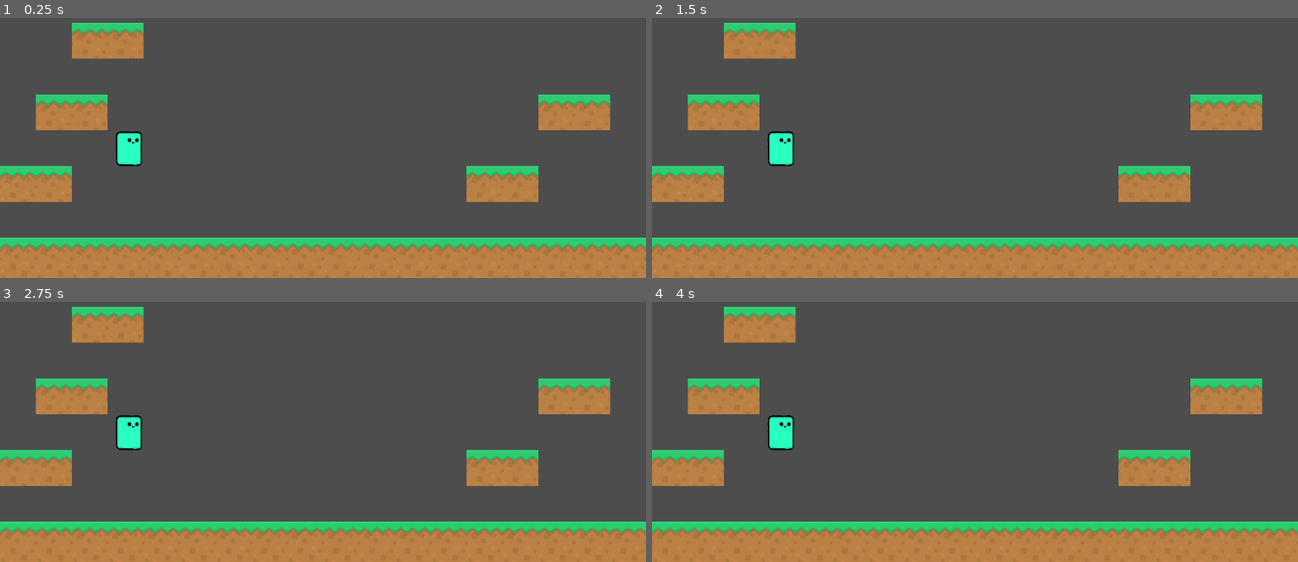
Above: before the commit, frames 1-4 (two rows, left to right).
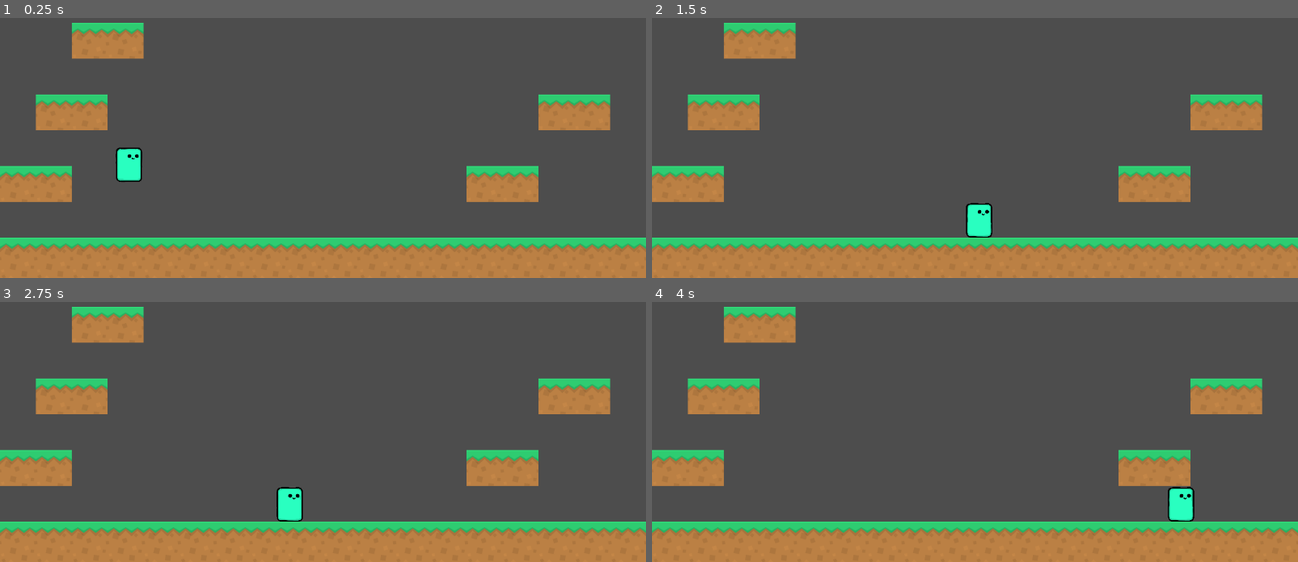
Above: after the commit, the same moments.

Repository: mikanthrop/Projektstudium_Fukurou
Game: Godot game, scene res://assets/scenes/main.tscn
The game is run twice, just before and just after one commit, with the same random seed, the same clock (stepped at 60 frames per second) and the same inputs.
Inputs:
- Up to frame 1 (0.25 s): no input
- Up to frame 2 (1.5 s): hold Right (move_right) from 0.53 s (still down); tap Up (jump) at 0.6, 0.77, 1.07, 1.35 s
- Up to frame 3 (2.75 s): tap Up (jump) at 1.52, 1.82, 2.1 s; release Right (move_right) at 2.03 s; hold Left (move_left) from 2.03 s (still down)
- Up to frame 4 (4 s): release Left (move_left) at 2.78 s; hold Right (move_right) from 2.78 s (still down); tap Up (jump) at 2.85, 3.02, 3.32, 3.6, 3.77 s

The runs differ from the first frame. In frame 1, 0.6% of the frame differs, in the area x 17-23%, y 43-64%; in frame 2, 1.1%, in the area x 17-53%, y 43-85%; in frame 3, 1.1%; in frame 4, 1.1%.
Error before the commit: Parse Error: Identifier "jump_state" not declared in the current scope. (res://assets/scripts/Player/movement/idling.gd:19)
Error after the commit: Invalid assignment of property or key 'has_jumped' with value of type 'bool' on a base object of type 'CharacterBody2D (Player)'. (res://assets/scripts/Player/…

Commit message:
Style: moves state variables to base state

Diff:
--- a/assets/scripts/Player/movement/Base_State.gd
+++ b/assets/scripts/Player/movement/Base_State.gd
@@ -2,7 +2,10 @@
 extends Node
 
 @export var animation_name: String
-@export var move_speed: float = 400
+@export var idle_state: Base_State
+@export var walk_state: Base_State
+@export var jump_state: Base_State
+@export var fall_state: Base_State
 
 var gravity: int = ProjectSettings.get_setting("physics/2d/default_gravity")
 
